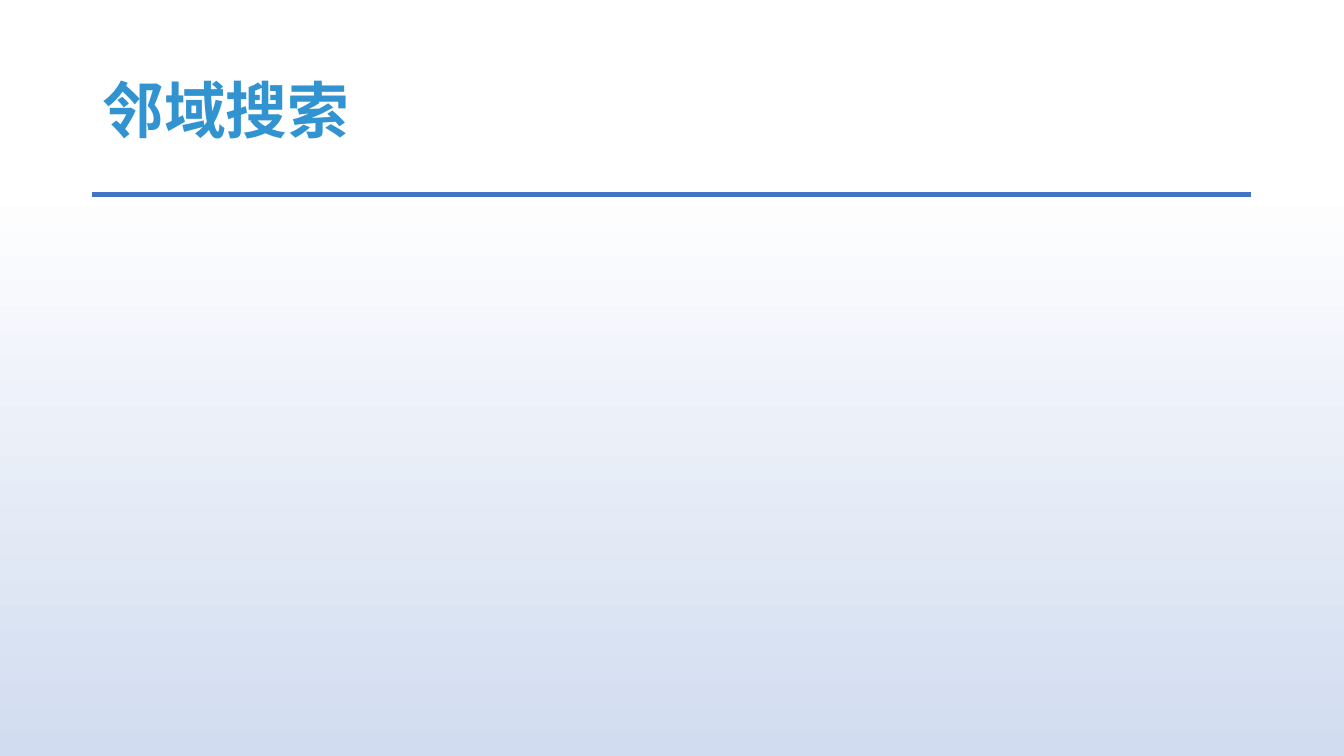
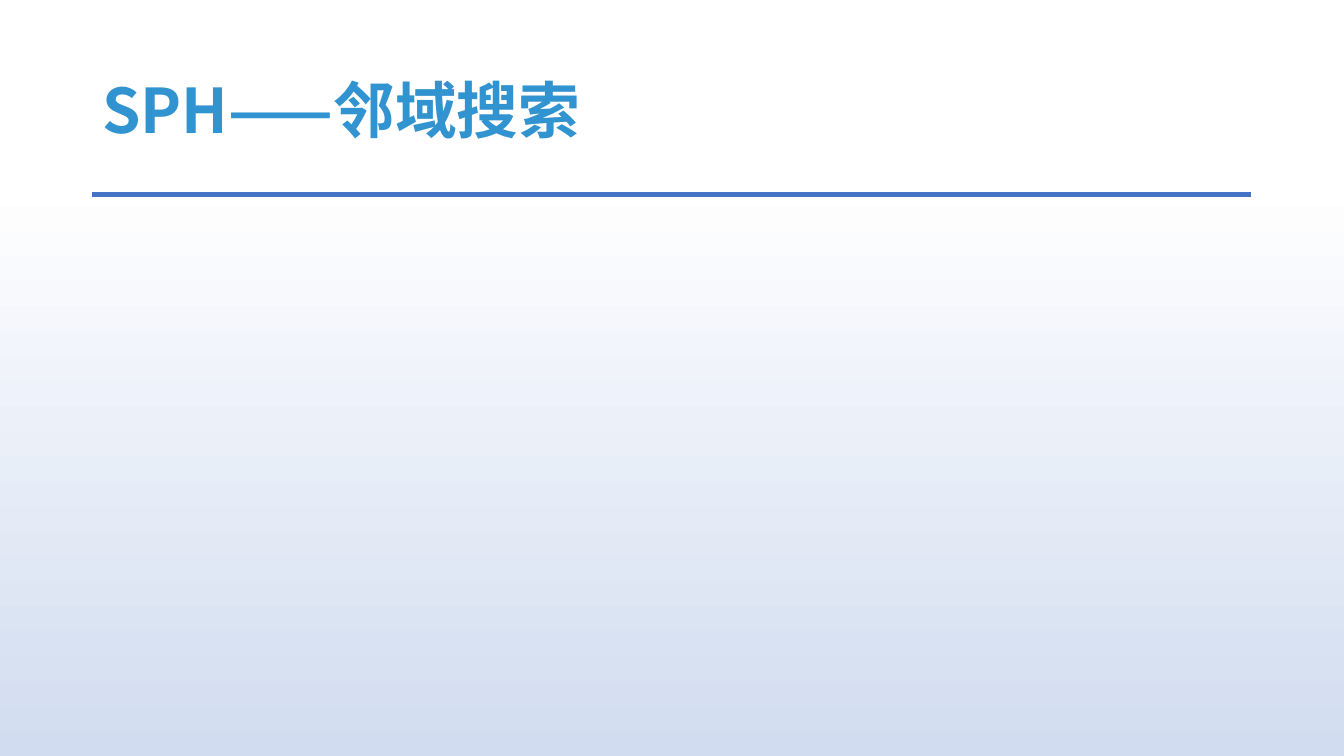
Before and after one commit to answerear/UnityFluid, a slide deck: slide 31 of doc/流体模拟入门分享.pptx (slide 26 before the commit). Drawn at 1344x756 pixels with LibreOffice and Linux fonts; fonts in the diff are those of the drawing. Boxes give left, top, right and bottom in pixels: in the first picture for what was removed or moved away, otherwise in the second. Text is boxed around its words. In the diff, an @@ line names an element or a change of style, - is before the commit and + after.

```diff
--- a/doc/流体模拟入门分享.pptx
+++ b/doc/流体模拟入门分享.pptx
@@ title at (102,80,580,139): text changed @@
-邻域搜索
+SPH——邻域搜索
```
Also in this commit, not shown: 4 other slides changed, 10 slides added, 2 slides removed.
